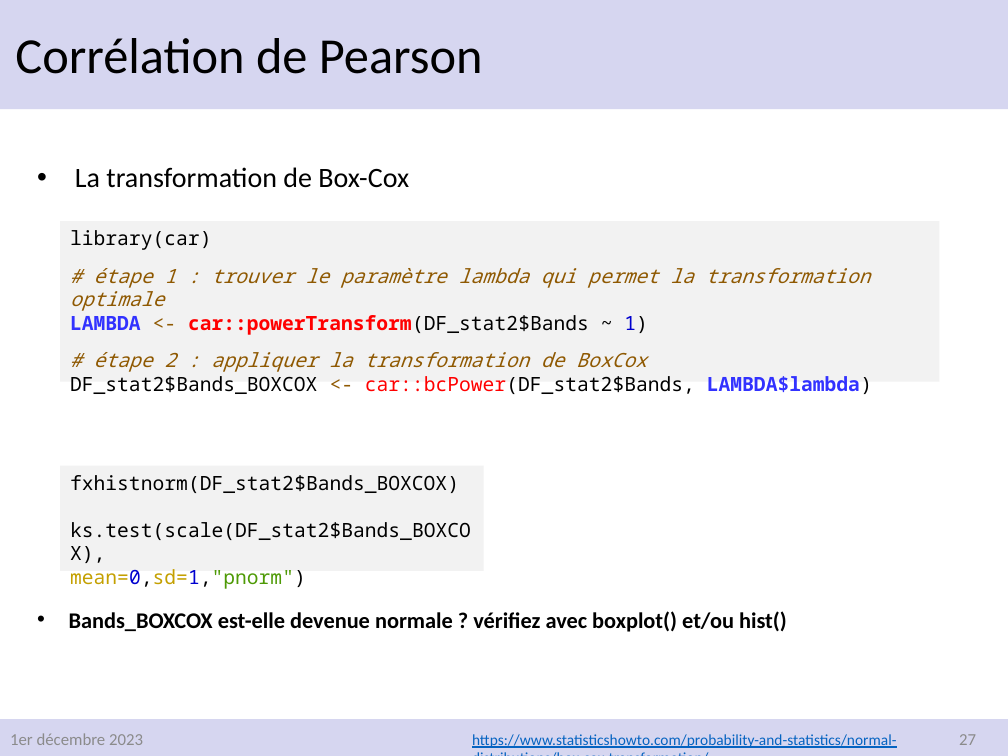
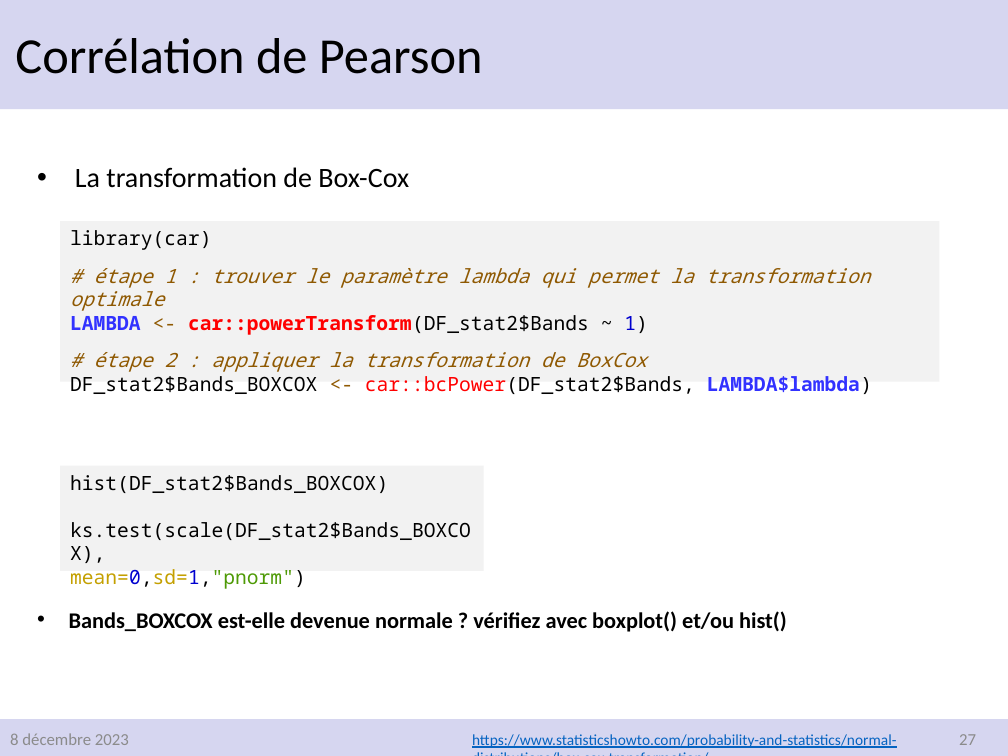
Before and after one commit to lafitter/M2-Science-du-Langage, a slide deck: slide 27 of 3. correlation.pptx. Drawn at 1008x756 pixels with LibreOffice and Linux fonts; fonts in the diff are those of the drawing; background and template pictures are left out. Boxes give left, top, right and bottom in pixels: in the first picture for what was removed or moved away, otherwise in the second. Text is boxed around its words. In the diff, an @@ line names an element or a change of style, - is before the commit and + after.

```diff
--- a/3. correlation.pptx
+++ b/3. correlation.pptx
@@ text in rectangle at (x1=70, y1=475, x2=388, y2=493): text changed @@
-fxhistnorm(DF_stat2$Bands_BOXCOX)
+hist(DF_stat2$Bands_BOXCOX)
@@ text at (x1=10, y1=733, x2=129, y2=745): text changed @@
-1er décembre 2023
+8 décembre 2023
```
Also in this commit, not shown: 33 other slides changed, 1 other file.
